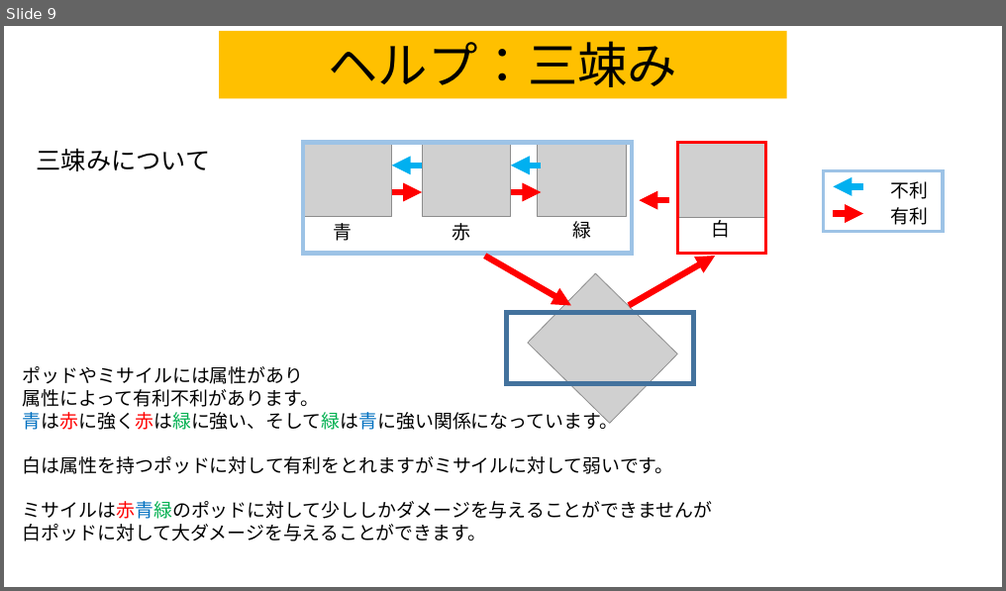
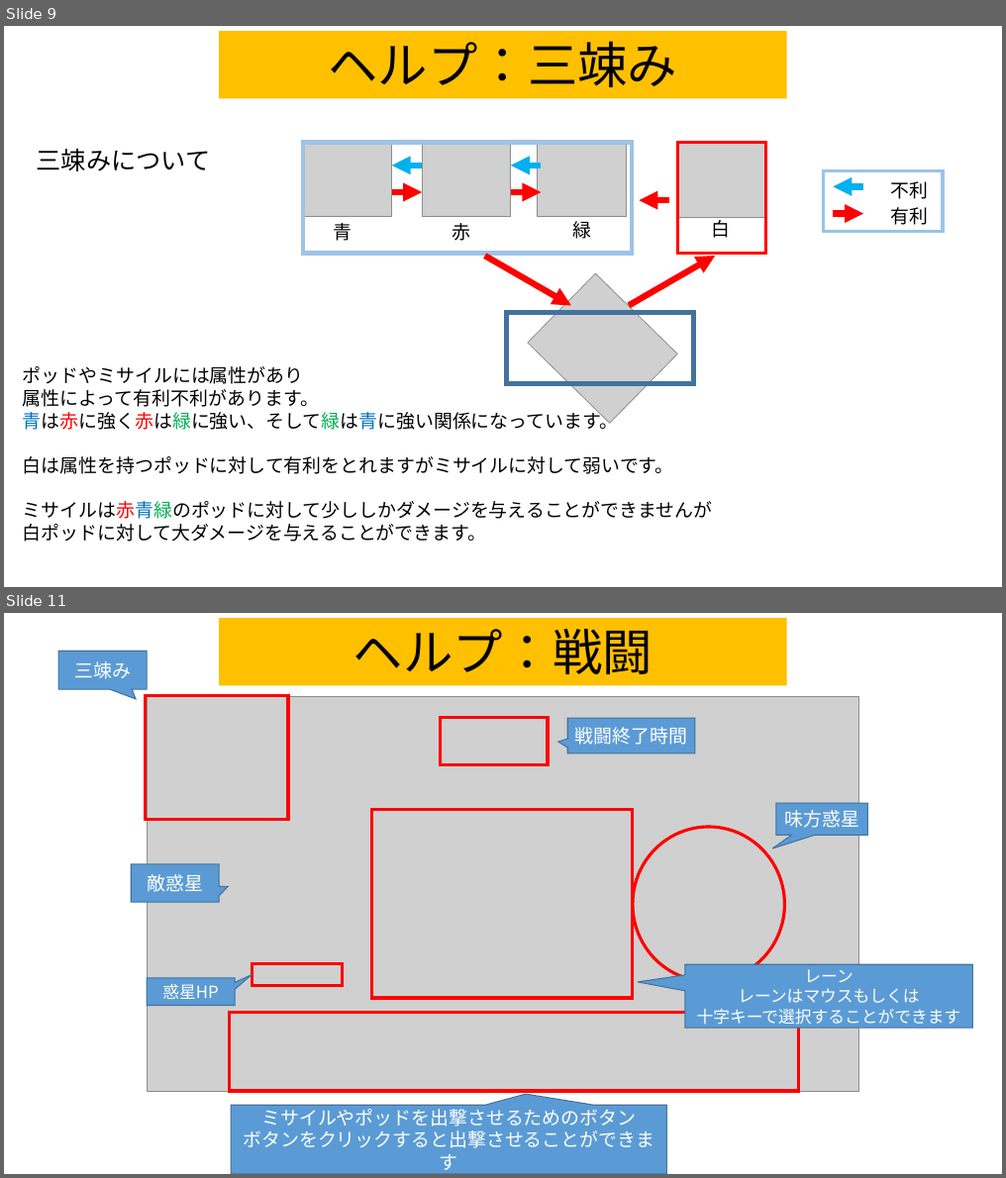
Before and after one commit to team556/team, a slide deck: 説明文.pptx. Shown one above the other, each under a label of ours: slide 9 before the commit, slides 9 and 11 after it; the slides between them are not shown. The pictures are 1006x591 and 1006x1178 pixels, drawn with LibreOffice and Linux fonts; fonts in the diff are those of the drawing; grey boxes stand for pictures. Boxes give left, top, right and bottom in pixels: in the first picture for what was removed or moved away, otherwise in the second. Text is boxed around its words. In the diff, an @@ line names an element or a change of style, - is before the commit and + after.

Commit message:
戦闘シーンのヘルプ画面をパワポに追加 名前入力のプログラムは途中 時期に終了する予定

```diff
--- a/説明文.pptx
+++ b/説明文.pptx
@@ slide 11 added at [4,613,1002,1174], background #FFFFFF @@
@@ rectangle added at [219,618,787,685], fill #FFC000, 48 pt, text #000000 @@
+ヘルプ：戦闘
@@ speech box added at [58,652,147,689], fill #5B9BD5, outline #43739E 1 pt, 18 pt, text #FFFFFF @@
+三竦み
@@ rectangle added at [145,696,288,819], outline #FF0000 3 pt @@
@@ picture added at [147,696,859,1091] @@
@@ rectangle added at [441,718,548,765], outline #FF0000 3 pt @@
@@ speech box added at [567,719,695,754], fill #5B9BD5, outline #43739E 1 pt, 18 pt, text #FFFFFF @@
+戦闘終了時間
@@ rectangle added at [371,809,633,998], outline #FF0000 3 pt @@
@@ speech box added at [776,803,868,836], fill #5B9BD5, outline #43739E 1 pt, 18 pt, text #FFFFFF @@
+味方惑星
@@ ellipse added at [633,827,785,982], outline #FF0000 3 pt @@
@@ speech box added at [132,864,220,903], fill #5B9BD5, outline #43739E 1 pt, 18 pt, text #FFFFFF @@
+敵惑星
@@ rectangle added at [252,964,343,986], outline #FF0000 3 pt @@
@@ speech box added at [685,964,973,1029], fill #5B9BD5, outline #43739E 1 pt, 16 pt, text #FFFFFF @@
+レーン
+レーンはマウスもしくは
+十字キーで選択することができます
@@ speech box added at [147,978,236,1006], fill #5B9BD5, outline #43739E 1 pt, 16 pt, text #FFFFFF @@
+惑星HP
@@ rectangle added at [230,1012,799,1091], outline #FF0000 3 pt @@
@@ speech box added at [231,1106,666,1174], fill #5B9BD5, outline #43739E 1 pt, 18 pt, text #FFFFFF @@
+ミサイルやポッドを出撃させるためのボタン
+ボタンをクリックすると出撃させることができます
```
Also in this commit, not shown: 2 other slides added, 3 other files.
